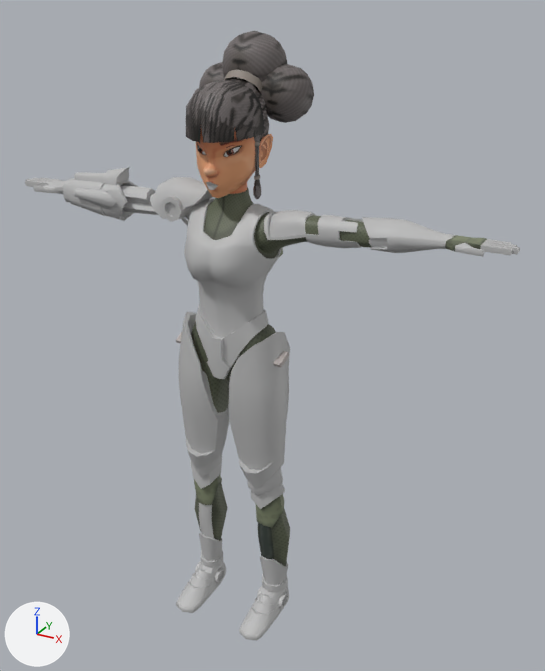
The FBX model Assets/Adana/Animations/Running.fbx as it was, and as the next commit left it.
Before and after are seen from a 50 mm camera at (5.27, -8.38, 9.11) aimed at (0.37, 0.53, 4.65). Arrows for +X, +Y and +Z are at lower left; the lights stay in place. Where no turn or scale is listed for an object, it has been applied to the vertices. Vertices at the same position are counted once.

In view in the first picture: 'Corpo_Adana'.
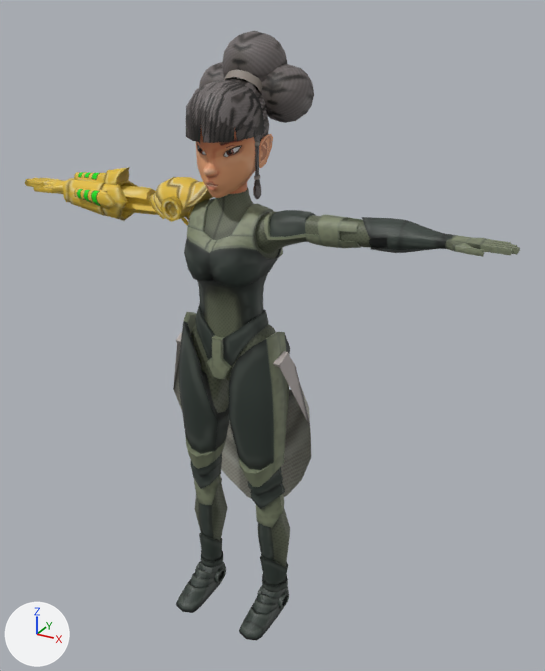
Where the change shows, as pixel boxes (x1, y1, x2, y2) in the pictures (545 x 671 px):
part 1 of me_mesh, added: after (173, 343, 311, 498)
part 2 of me_mesh, recoloured (grey to yellow): (25, 167, 213, 226) in both
part 3 of me_mesh, recoloured: (206, 182, 218, 190) in both
part 4 of me_mesh, recoloured: (176, 199, 520, 640) in both
part 5 of me_mesh, recoloured (grey to black): (190, 453, 288, 592) in both

Edits to the bpy script that builds the scene:
```text
Add mat_phong1:
    mat_phong1 = principled_material('phong1')
    mat_phong1.texture = img_uv_adana_pintada_png  # with its transparency
    mat_phong1.roughness = 0.553
Change me_mesh:
    used by ob_corpo_adana; location = (0.0, 0.0, 0.0)
    remove me_mesh.from_pydata(...)  # 4226 vertices, 4077 faces; spans x -3.77..3.77, y -0.75..1.15, z -0.01..8.79
    remove me_mesh.materials.append(mat_textura_corpo)  # picture img_uv_adana_pintada_png
    add me_mesh.from_pydata(...)  # 4262 vertices, 4105 faces; spans x -3.77..3.77, y -0.75..1.15, z -0.01..8.79
    me_mesh part 1
    36 vertices are added at x -1.2..1.2, y 0.15..0.75, z 1.42..4.43
    28 new faces join them
    me_mesh part 2: 631 faces spanning x -3.77..-0.3, y -0.24..0.46, z 6.1..6.97 switch from mat_textura_ouro_bra_o (grey #bcbcbc) to mat_phong1 (picture img_uv_adana_pintada_png)
    me_mesh part 3: 28 faces spanning x -0.09..0.09, y -0.45..-0.38, z 6.95..7.06 switch from mat_boca_brilho (grey #bcbcbc) to mat_phong1 (picture img_uv_adana_pintada_png)
    me_mesh part 4: 1478 faces spanning x -0.87..3.77, y -0.75..0.5, z -0.01..6.73 switch from mat_brilho_armadura (grey #bcbcbc) to mat_phong1 (picture img_uv_adana_pintada_png)
    me_mesh part 5: 236 faces spanning x -0.85..0.85, y -0.26..0.4, z 0.4..2.88 switch from mat_cenela_textura (grey #bcbcbc) to mat_phong1 (picture img_uv_adana_pintada_png)
```
